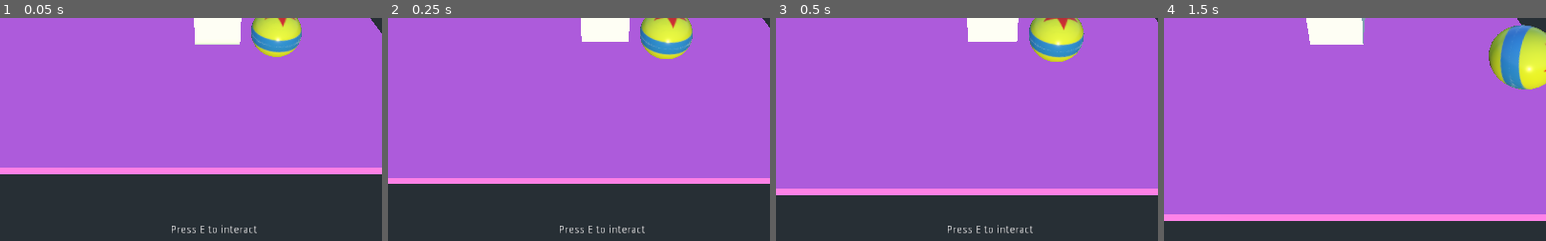
Above: before the commit, frames 1-4 (left to right).
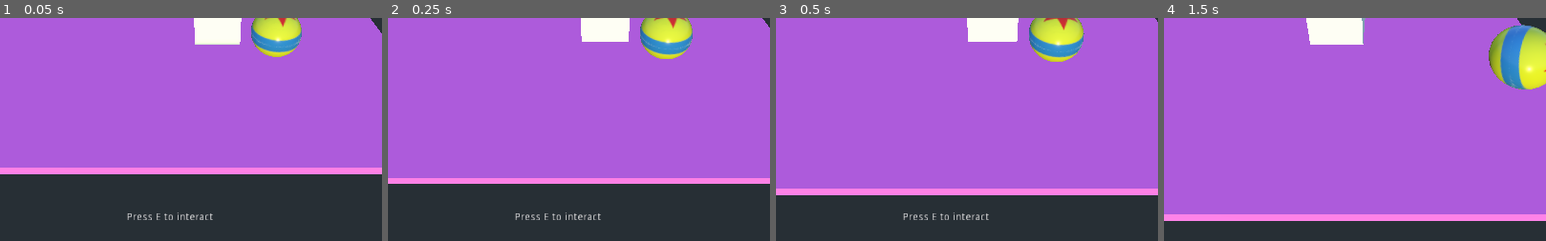
Above: after the commit, the same moments.

Repository: gaurang98671/3D-BallGame
Game: Godot game, scene res://levels/Level.tscn
Two runs of this game, one before a commit and one after it. Both use one fixed random seed, a clock stepped at 60 frames per second and the inputs below. The project has no main scene, so this scene is started directly.
Inputs:
- Up to frame 1 (0.05 s): no input
- Up to frame 2 (0.25 s): no input
- Up to frame 3 (0.5 s): no input
- Up to frame 4 (1.5 s): tap E (interact, bound only after the commit) at 0.5, 0.8, 1.35 s; hold Right (ui_right) 0.53-1.28 s; hold D (drop, bound only after the commit) 0.53-1.28 s; tap Space (jump) at 0.77 s; hold Down (ui_down) from 1.28 s (still down)
The pictures show only the part of the screen within x 22-72%, y 49-99%; the shares and areas given below are measured in that part.

The runs differ from the first frame. In frame 1, 0.6% of the frame differs, in the area x 33-68%, y 87-97%; in frame 2, 0.6%; in frame 3, 0.6%; in frame 4, nothing differs.

Commit message:
Pick and drop item code added

Diff:
--- a/actors/Player.gd
+++ b/actors/Player.gd
@@ -54,15 +54,3 @@
 
 func _on_Area_body_exited(body):
 	in_heal=0
-
-
-
-func _on_PickArea_body_entered(body):
-	pass
-	$Label.text= str("Press E to interact")
-
-
-
-
-func _on_PickArea_body_exited(body: Node) -> void:
-	$Label.text= str("")
--- a/actors/Player.tscn
+++ b/actors/Player.tscn
@@ -34,15 +34,5 @@
 "_edit_use_anchors_": false
 }
 
-[node name="Label" type="Label" parent="."]
-margin_left = 420.0
-margin_top = 572.0
-margin_right = 595.0
-margin_bottom = 594.0
-text = "Press E to interact"
-align = 1
-autowrap = true
-percent_visible = -0.0625
-__meta__ = {
-"_edit_use_anchors_": false
-}
+[node name="Position3D" type="Position3D" parent="."]
+transform = Transform( 1, 0, 0, 0, 1, 0, 0, 0, 1, 0, 3.10763, 0 )
--- a/levels/Level.tscn
+++ b/levels/Level.tscn
@@ -1,7 +1,8 @@
-[gd_scene load_steps=10 format=2]
+[gd_scene load_steps=11 format=2]
 
 [ext_resource path="res://actors/Player.tscn" type="PackedScene" id=1]
 [ext_resource path="res://actors/Player.gd" type="Script" id=2]
+[ext_resource path="res://levels/RigidBody.gd" type="Script" id=3]
 
 [sub_resource type="BoxShape" id=1]
 extents = Vector3( 8.37603, 0.459528, 6.8982 )
@@ -77,6 +78,7 @@
 shape = SubResource( 6 )
 
 [node name="RigidBody" type="RigidBody" parent="."]
+script = ExtResource( 3 )
 
 [node name="CollisionShape" type="CollisionShape" parent="RigidBody"]
 shape = SubResource( 7 )
@@ -90,7 +92,16 @@
 
 [node name="CollisionShape" type="CollisionShape" parent="RigidBody/PickArea"]
 shape = SubResource( 9 )
+
+[node name="Label" type="Label" parent="RigidBody"]
+margin_left = 390.0
+margin_top = 555.0
+margin_right = 646.0
+margin_bottom = 597.0
+__meta__ = {
+"_edit_use_anchors_": false
+}
 [connection signal="body_entered" from="Area" to="Player" method="_on_Area_body_entered"]
 [connection signal="body_exited" from="Area" to="Player" method="_on_Area_body_exited"]
-[connection signal="body_entered" from="RigidBody/PickArea" to="Player" method="_on_PickArea_body_entered"]
-[connection signal="body_exited" from="RigidBody/PickArea" to="Player" method="_on_PickArea_body_exited"]
+[connection signal="body_entered" from="RigidBody/PickArea" to="RigidBody" method="_on_PickArea_body_entered"]
+[connection signal="body_exited" from="RigidBody/PickArea" to="RigidBody" method="_on_PickArea_body_exited"]
--- /dev/null
+++ b/levels/RigidBody.gd
@@ -0,0 +1,24 @@
+extends RigidBody
+
+var picked= false
+var player_near= false
+
+
+
+func _input(event):
+	if Input.is_action_pressed("interact") and player_near and not picked:
+		picked=true
+		print("Picked")
+	elif Input.is_action_pressed("drop") and picked:
+		picked= false
+		print("Dropped")
+
+
+func _on_PickArea_body_entered(body: Node) -> void:
+	$Label.text= str("Press E to interact")
+	player_near=true
+
+
+func _on_PickArea_body_exited(body: Node) -> void:
+	$Label.text= str("")
+	player_near= false
--- a/project.godot
+++ b/project.godot
@@ -30,6 +30,16 @@
 "events": [ Object(InputEventKey,"resource_local_to_scene":false,"resource_name":"","device":0,"alt":false,"shift":false,"control":false,"meta":false,"command":false,"pressed":false,"scancode":32,"unicode":0,"echo":false,"script":null)
  ]
 }
+interact={
+"deadzone": 0.5,
+"events": [ Object(InputEventKey,"resource_local_to_scene":false,"resource_name":"","device":0,"alt":false,"shift":false,"control":false,"meta":false,"command":false,"pressed":false,"scancode":69,"unicode":0,"echo":false,"script":null)
+ ]
+}
+drop={
+"deadzone": 0.5,
+"events": [ Object(InputEventKey,"resource_local_to_scene":false,"resource_name":"","device":0,"alt":false,"shift":false,"control":false,"meta":false,"command":false,"pressed":false,"scancode":68,"unicode":0,"echo":false,"script":null)
+ ]
+}
 
 [rendering]
 
